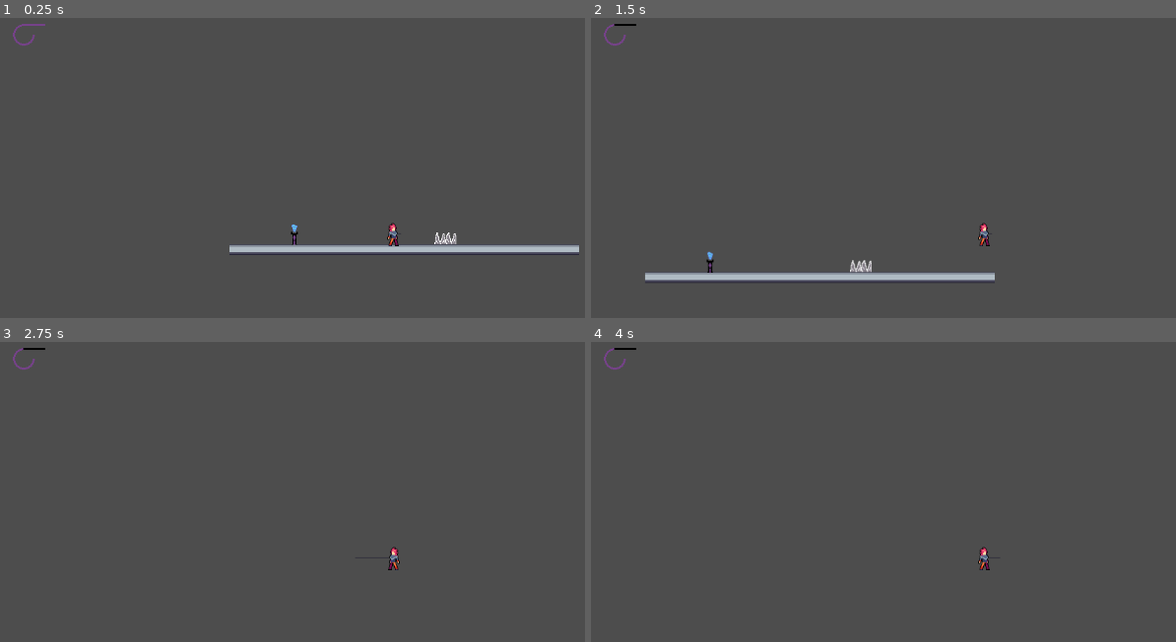
Above: before the commit, frames 1-4 (two rows, left to right).
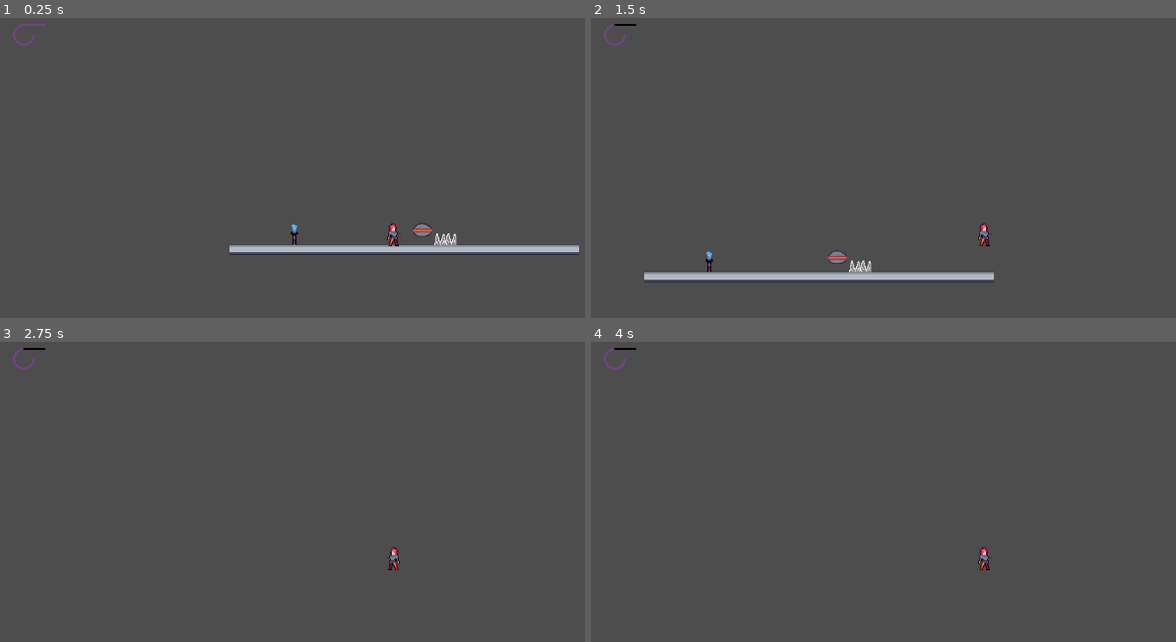
Above: after the commit, the same moments.

Repository: BoiLudens/Metroidvania_GameJam
Game: Godot game, scene res://levels/debug_land.tscn
The game is run twice, just before and just after one commit, with the same random seed, the same clock (stepped at 60 frames per second) and the same inputs.
Inputs (mouse positions are in pixels of both pictures, inside the frame that each line leads up to):
- Up to frame 1 (0.25 s): no input
- Up to frame 2 (1.5 s): tap Enter at 0.5 s; move the mouse to (1158, 213) at 0.52 s; hold D (move_right) from 0.53 s (still down); click (1158, 213) at 0.6 s; tap Space (action_jump) at 0.77 s; move the mouse to (825, 255) at 1.27 s; click (825, 255) at 1.35 s
- Up to frame 3 (2.75 s): tap Space (action_jump) at 1.52 s; move the mouse to (473, 462) at 2.02 s; release D (move_right) at 2.03 s; hold A (move_left) from 2.03 s (still down); click (473, 462) at 2.1 s
- Up to frame 4 (4 s): tap Space (action_jump) at 2.75, 3.02, 3.77 s; move the mouse to (outside the picture) at 2.77 s; release A (move_left) at 2.78 s; hold D (move_right) from 2.78 s (still down); click (outside the picture) at 2.85 s; tap Enter at 3.5 s; move the mouse to (outside the picture) at 3.52 s; click (outside the picture) at 3.6 s

The runs differ from the first frame. In frame 1, 0.2% of the frame differs, in the area x 70-79%, y 68-76%; in frame 2, 0.6%, in the area x 9-70%, y 77-89%; in frame 3, less than 0.1%; in frame 4, less than 0.1%.

Commit message:
working on an enemy to test on

Diff:
--- a/default_bus_layout.tres
+++ b/default_bus_layout.tres
@@ -1,6 +1,7 @@
 [gd_resource type="AudioBusLayout" format=3 uid="uid://b4m22newd66by"]
 
 [resource]
+bus/0/volume_db = -42.9499
 bus/1/name = &"Music"
 bus/1/solo = false
 bus/1/mute = false
--- a/levels/debug_land.tscn
+++ b/levels/debug_land.tscn
@@ -6,6 +6,9 @@
 [ext_resource type="PackedScene" uid="uid://d1vrkvvchdtat" path="res://prefabs/characters/player.tscn" id="2_woqcb"]
 [ext_resource type="PackedScene" uid="uid://lcagdx7sdahv" path="res://prefabs/traps/spike.tscn" id="4_psh6k"]
 [ext_resource type="PackedScene" uid="uid://b6t20a2msnnpa" path="res://prefabs/interactables/checkpoint.tscn" id="6_3t5gn"]
+[ext_resource type="Texture2D" uid="uid://cu0wkgqxc6tng" path="res://sprites/enemies/Drone.png" id="7_aguw7"]
+[ext_resource type="Script" path="res://scripts/characters/hurt_box.gd" id="8_3goic"]
+[ext_resource type="Script" path="res://scripts/enemies/drone.gd" id="8_ek3bl"]
 
 [sub_resource type="TileSetAtlasSource" id="TileSetAtlasSource_8pl66"]
 texture = ExtResource("2_hgd5v")
@@ -470,6 +473,8 @@
 physics_layer_0/collision_layer = 1
 sources/1 = SubResource("TileSetAtlasSource_8pl66")
 
+[sub_resource type="RectangleShape2D" id="RectangleShape2D_c3wv7"]
+
 [node name="Debug Land" type="Node2D"]
 
 [node name="GameManager" type="Node2D" parent="."]
@@ -495,10 +500,24 @@
 remote_path = NodePath("../../Camera2D")
 
 [node name="Spike" parent="." instance=ExtResource("4_psh6k")]
-position = Vector2(76, 0)
+position = Vector2(76, -15)
 
 [node name="Checkpoint" parent="." instance=ExtResource("6_3t5gn")]
 position = Vector2(-145, -15)
 
+[node name="Drone" type="Sprite2D" parent="."]
+position = Vector2(41, -20)
+texture = ExtResource("7_aguw7")
+script = ExtResource("8_ek3bl")
+
+[node name="HurtBox" type="Area2D" parent="Drone"]
+collision_layer = 0
+collision_mask = 2
+monitorable = false
+script = ExtResource("8_3goic")
+
+[node name="CollisionShape2D" type="CollisionShape2D" parent="Drone/HurtBox"]
+shape = SubResource("RectangleShape2D_c3wv7")
+
 [connection signal="set_health" from="Player" to="CanvasLayer/Health Bar" method="_on_player_set_health"]
 [connection signal="set_checkpoint" from="Checkpoint" to="GameManager" method="_on_checkpoint_set_checkpoint"]
--- a/prefabs/characters/player.tscn
+++ b/prefabs/characters/player.tscn
@@ -1,8 +1,9 @@
-[gd_scene load_steps=17 format=3 uid="uid://d1vrkvvchdtat"]
+[gd_scene load_steps=21 format=3 uid="uid://d1vrkvvchdtat"]
 
 [ext_resource type="Script" path="res://scripts/characters/player.gd" id="1_lt4bi"]
 [ext_resource type="Texture2D" uid="uid://d1ng8pigmggtg" path="res://sprites/characters/punk/Punk_idle.png" id="1_y0ooo"]
 [ext_resource type="Script" path="res://scripts/characters/hurt_box.gd" id="3_0d4jq"]
+[ext_resource type="Script" path="res://scripts/traps/hit_box.gd" id="4_d88nl"]
 [ext_resource type="Texture2D" uid="uid://cb3i85skvmb73" path="res://sprites/weapons/Whip.png" id="4_i742j"]
 
 [sub_resource type="CapsuleShape2D" id="CapsuleShape2D_dl216"]
@@ -49,19 +50,77 @@
 
 [sub_resource type="SpriteFrames" id="SpriteFrames_b36h8"]
 animations = [{
-"frames": [],
-"loop": true,
+"frames": [SubResource("AtlasTexture_to47i")],
+"loop": false,
 "name": &"default",
 "speed": 5.0
 }, {
-"frames": [SubResource("AtlasTexture_to47i"), SubResource("AtlasTexture_ub3en"), SubResource("AtlasTexture_wmg65"), SubResource("AtlasTexture_0pmgc"), SubResource("AtlasTexture_to47i")],
+"frames": [SubResource("AtlasTexture_to47i"), SubResource("AtlasTexture_ub3en"), SubResource("AtlasTexture_wmg65"), SubResource("AtlasTexture_0pmgc")],
 "loop": false,
 "name": &"whip",
-"speed": 5.0
+"speed": 4.0
 }]
+
+[sub_resource type="RectangleShape2D" id="RectangleShape2D_23s2f"]
 
 [sub_resource type="RectangleShape2D" id="RectangleShape2D_2mcup"]
 size = Vector2(20, 33)
+
+[sub_resource type="Animation" id="Animation_n5fkk"]
+resource_name = "Attack"
+tracks/0/type = "value"
+tracks/0/imported = false
+tracks/0/enabled = true
+tracks/0/path = NodePath("PlayerSprite/WeaponSprite:animation")
+tracks/0/interp = 1
+tracks/0/loop_wrap = true
+tracks/0/keys = {
+"times": PackedFloat32Array(0, 1),
+"transitions": PackedFloat32Array(1, 1),
+"update": 1,
+"values": [&"whip", &"default"]
+}
+tracks/1/type = "value"
+tracks/1/imported = false
+tracks/1/enabled = true
+tracks/1/path = NodePath("PlayerSprite/WeaponSprite/HitBox/CollisionShape2D:disabled")
+tracks/1/interp = 1
+tracks/1/loop_wrap = true
+tracks/1/keys = {
+"times": PackedFloat32Array(0, 1),
+"transitions": PackedFloat32Array(1, 1),
+"update": 1,
+"values": [false, true]
+}
+tracks/2/type = "value"
+tracks/2/imported = false
+tracks/2/enabled = true
+tracks/2/path = NodePath("PlayerSprite/WeaponSprite/HitBox:position")
+tracks/2/interp = 1
+tracks/2/loop_wrap = true
+tracks/2/keys = {
+"times": PackedFloat32Array(0, 1),
+"transitions": PackedFloat32Array(1, 1),
+"update": 0,
+"values": [Vector2(0, 0), Vector2(40, 0)]
+}
+tracks/3/type = "value"
+tracks/3/imported = false
+tracks/3/enabled = true
+tracks/3/path = NodePath("PlayerSprite/WeaponSprite:playing")
+tracks/3/interp = 1
+tracks/3/loop_wrap = true
+tracks/3/keys = {
+"times": PackedFloat32Array(0),
+"transitions": PackedFloat32Array(1),
+"update": 1,
+"values": [true]
+}
+
+[sub_resource type="AnimationLibrary" id="AnimationLibrary_j317h"]
+_data = {
+"Attack": SubResource("Animation_n5fkk")
+}
 
 [node name="CharacterBody2D" type="CharacterBody2D"]
 position = Vector2(0, -20)
@@ -79,6 +138,14 @@
 animation = &"whip"
 offset = Vector2(31.152, -0.879)
 
+[node name="HitBox" type="Area2D" parent="PlayerSprite/WeaponSprite"]
+collision_layer = 2
+collision_mask = 0
+script = ExtResource("4_d88nl")
+
+[node name="CollisionShape2D" type="CollisionShape2D" parent="PlayerSprite/WeaponSprite/HitBox"]
+shape = SubResource("RectangleShape2D_23s2f")
+
 [node name="HurtBox" type="Area2D" parent="."]
 collision_layer = 0
 collision_mask = 2
@@ -88,3 +155,8 @@
 [node name="CollisionShape2D" type="CollisionShape2D" parent="HurtBox"]
 position = Vector2(0, 1.5)
 shape = SubResource("RectangleShape2D_2mcup")
+
+[node name="AnimationPlayer" type="AnimationPlayer" parent="."]
+libraries = {
+"": SubResource("AnimationLibrary_j317h")
+}
--- a/prefabs/traps/spike.tscn
+++ b/prefabs/traps/spike.tscn
@@ -10,15 +10,12 @@
 [sub_resource type="RectangleShape2D" id="RectangleShape2D_vxc5x"]
 size = Vector2(32, 15)
 
-[node name="Spike" type="Node2D"]
+[node name="SpikeSprite" type="Sprite2D"]
+position = Vector2(0, -16)
+texture = ExtResource("2_iuxts")
 script = ExtResource("1_ra31h")
 
-[node name="SpikeSprite" type="Sprite2D" parent="."]
-position = Vector2(0, -16)
-texture = ExtResource("2_iuxts")
-
 [node name="HitBox" type="Area2D" parent="."]
-position = Vector2(0, -16)
 collision_layer = 2
 collision_mask = 0
 monitoring = false
@@ -28,7 +25,7 @@
 shape = SubResource("RectangleShape2D_irxnc")
 
 [node name="StaticBox" type="StaticBody2D" parent="."]
-position = Vector2(0, -7.323)
+position = Vector2(0, 8.677)
 
 [node name="CollisionShape2D" type="CollisionShape2D" parent="StaticBox"]
 shape = SubResource("RectangleShape2D_vxc5x")
--- a/scripts/characters/hurt_box.gd
+++ b/scripts/characters/hurt_box.gd
@@ -1,9 +1,22 @@
 class_name HurtBox
 extends Area2D
+
+
+func _init() -> void:
+	# The hurtbox should detect hits but not deal them. This variable does that.
+	monitorable = false
+	# This turns off collision layer bit 1 and turns on bit 2. It's the physics layer we reserve to hurtboxes in this demo.
+	collision_mask = 2
+
 
 func _ready() -> void:
 	area_entered.connect(self._on_area_entered)
 
 func _on_area_entered(hitbox: HitBox) -> void:
-	if owner.has_method("take_damage"):
-		owner.take_damage(hitbox.damage)
+	if (hitbox.owner.name != "Player"):
+
+		print(hitbox.owner.name)
+	if (hitbox.owner != owner):
+
+		if owner.has_method("take_damage"):
+			owner.take_damage(hitbox.damage)
--- a/scripts/characters/player.gd
+++ b/scripts/characters/player.gd
@@ -1,8 +1,9 @@
 extends CharacterBody2D
 
 @onready var game_manager = %GameManager
-@onready var animated_sprite: AnimatedSprite2D = $PlayerSprite
-@onready var animated_weapon: AnimatedSprite2D = animated_sprite.get_node("WeaponSprite")
+@onready var sprite_player = $PlayerSprite
+@onready var sprite_weapon = sprite_player.get_node("WeaponSprite")
+@onready var animator = $AnimationPlayer
 @onready var hurt_box = $HurtBox
 
 const SPEED = 300.0
@@ -16,9 +17,12 @@
 
 func _ready():
 	emit_signal("set_health", health)
+	sprite_weapon.get_node("HitBox").set_damage(100)
 
 func _process(delta):
 	check_death()
+	if Input.is_action_just_pressed("action_attack"):
+		animator.play("Attack")
 
 func _physics_process(delta):
 	# Add the gravity.
@@ -29,9 +33,6 @@
 	if Input.is_action_just_pressed("action_jump") and is_on_floor():
 		velocity.y = JUMP_VELOCITY
 
-	if Input.is_action_just_pressed("action_attack"):
-		animated_weapon.play()
-
 	# Get the input direction and handle the movement/deceleration.
 	# As good practice, you should replace UI actions with custom gameplay actions.
 	var direction = Input.get_axis("move_left", "move_right")
@@ -39,9 +40,9 @@
 		velocity.x = direction * SPEED
 
 		if(velocity.x < 0):
-			animated_sprite.scale.x = -1
+			sprite_player.scale.x = -1
 		elif(velocity.x > 0):
-			animated_sprite.scale.x = 1
+			sprite_player.scale.x = 1
 
 	else:
 		velocity.x = move_toward(velocity.x, 0, SPEED)
--- /dev/null
+++ b/scripts/enemies/drone.gd
@@ -0,0 +1,17 @@
+extends Sprite2D
+
+var health = 100
+
+# Called when the node enters the scene tree for the first time.
+func _ready():
+	pass # Replace with function body.
+
+
+# Called every frame. 'delta' is the elapsed time since the previous frame.
+func _process(delta):
+	if (health <= 0):
+		print("death")
+
+func take_damage(damage):
+	health -= damage
+	print("damage taken")
--- a/scripts/traps/hit_box.gd
+++ b/scripts/traps/hit_box.gd
@@ -3,5 +3,10 @@
 
 var damage
 
+func _init() -> void:
+	collision_mask = 0
+	# This turns off collision mask bit 1 and turns on bit 2. It's the physics layer we reserve to hurtboxes in this demo.
+	collision_layer = 2
+
 func set_damage(new_damage):
 	damage = new_damage
Not shown: 1 places in levels/debug_land.tscn that only renumber resources
Binary file added: sprites/enemies/Drone.png
Not shown, added: sprites/enemies/Drone.png.import
